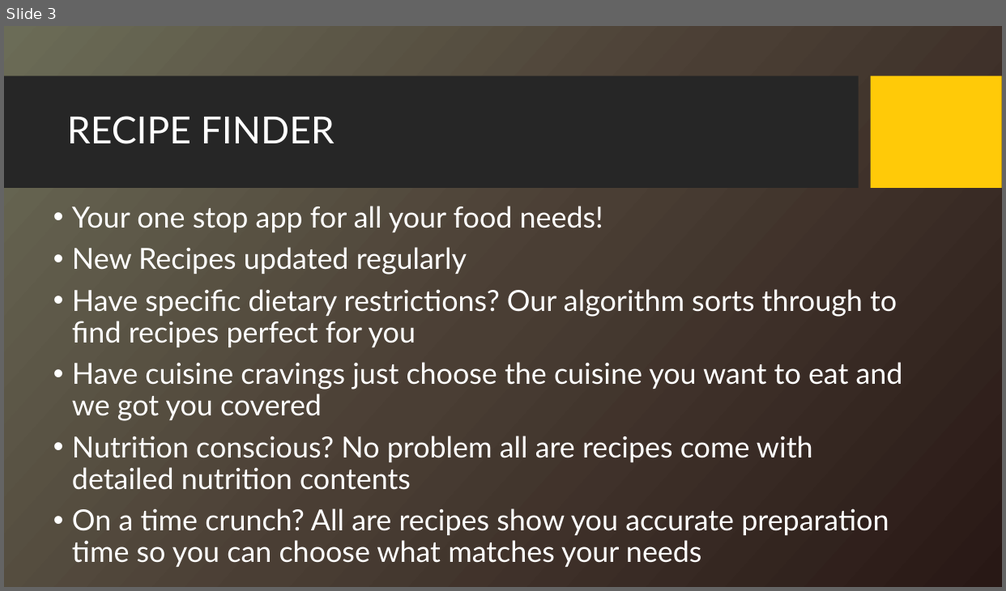
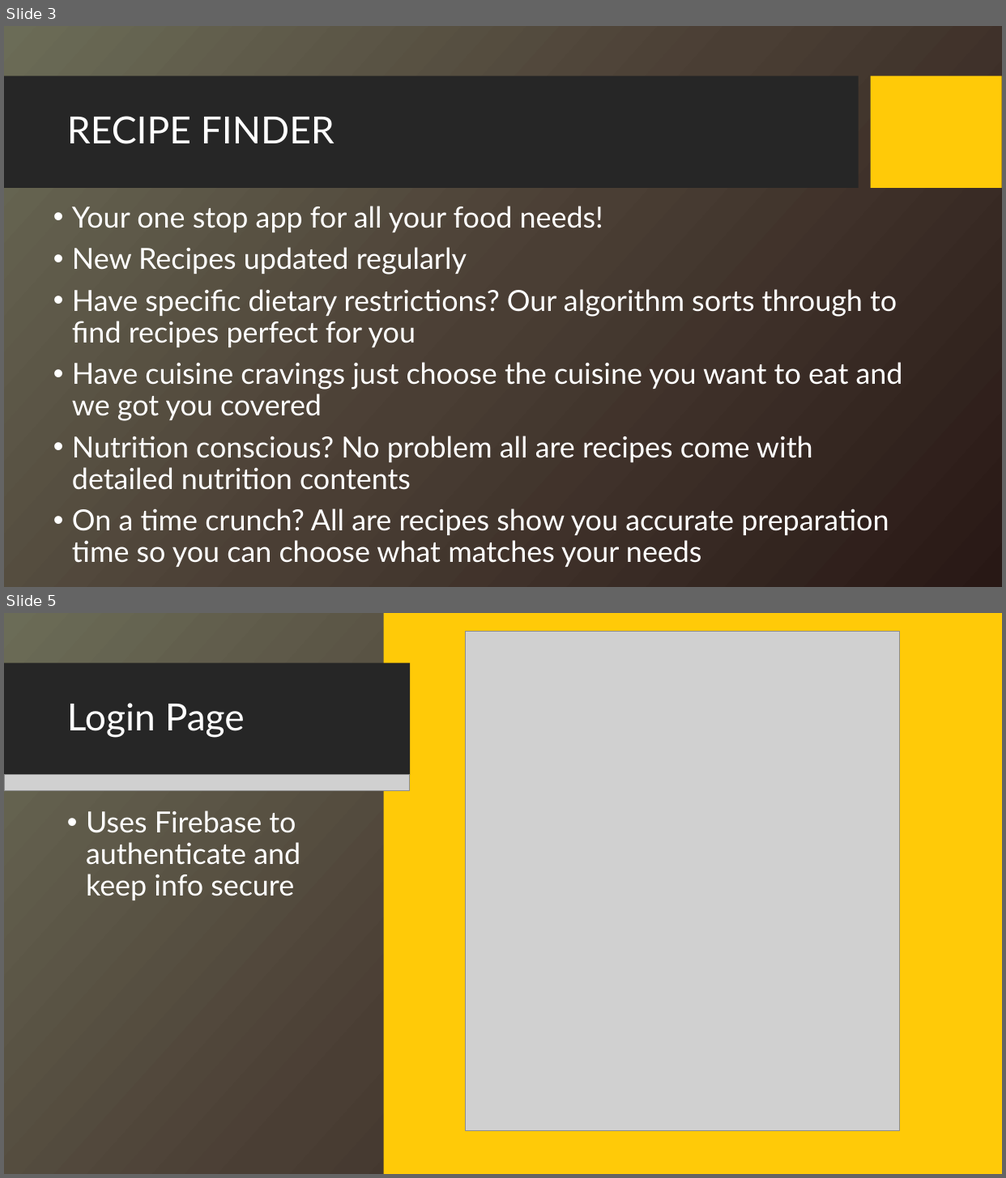
Before and after one commit to etaoin-shrdlu/HackHarvard22, a slide deck: Presentation.pptx. Shown one above the other, each under a label of ours: slide 3 before the commit, slides 3 and 5 after it; the slides between them are not shown. The pictures are 1006x591 and 1006x1178 pixels, drawn with LibreOffice and Linux fonts; fonts in the diff are those of the drawing; grey boxes stand for pictures; background and template pictures are left out. Boxes give left, top, right and bottom in pixels: in the first picture for what was removed or moved away, otherwise in the second. Text is boxed around its words. In the diff, an @@ line names an element or a change of style, - is before the commit and + after.

```diff
--- a/Presentation.pptx
+++ b/Presentation.pptx
@@ slide 5 added at (4, 613, 1002, 1174), background picture (left out); not listed: 2 template elements that a slide beside it also shows @@
@@ rectangle added at (4, 613, 1002, 1174), fill gradient #6C6C57 to #4B3E36 to #281915 @@
@@ rectangle added at (384, 613, 1002, 1174), fill #FFCA08 @@
@@ picture added at (465, 631, 899, 1131) @@
@@ rectangle added at (4, 663, 410, 776), fill #262626 @@
@@ title added at (67, 703, 245, 738), 36 pt, text #FFFFFF @@
+Login Page
@@ picture added at (4, 774, 410, 790) @@
@@ text added at (86, 811, 300, 901), 28 pt, text #FFFFFF @@
+• Uses Firebase to authenticate and keep info secure
```
Also in this commit, not shown: 2 slides changed, 2 other slides added, 1 slide removed, 2 other files.
